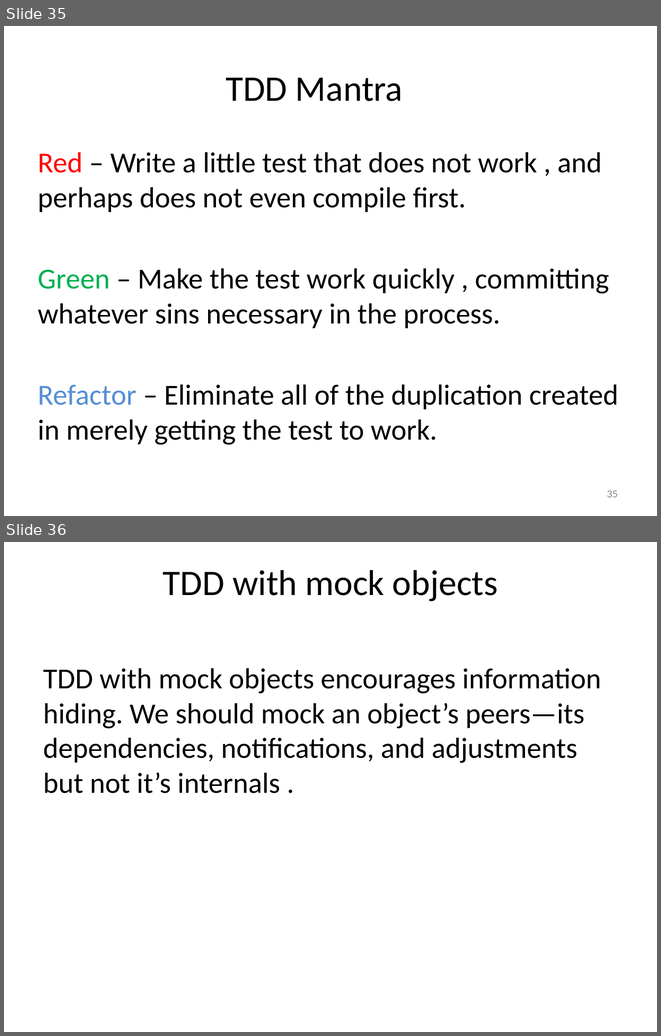
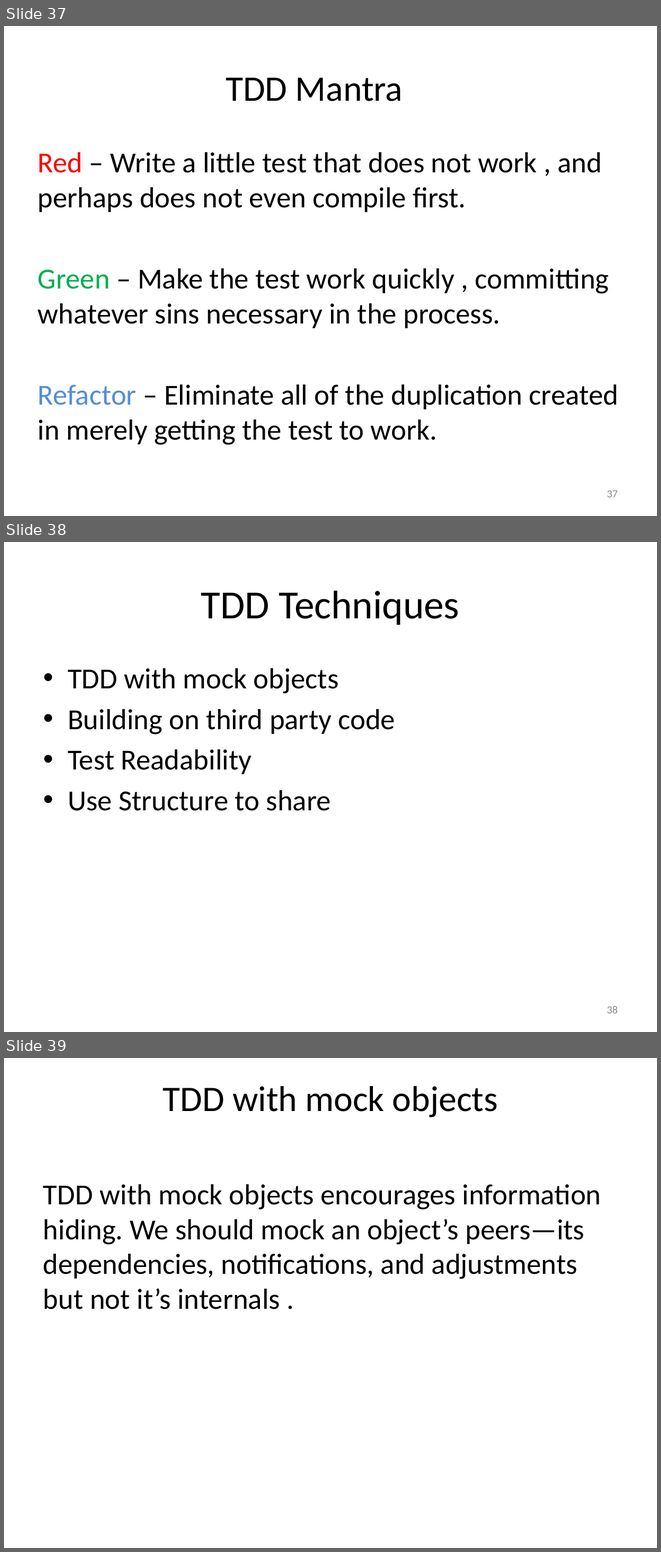
Before and after one commit to SunilPrasad/GithubRepo, a slide deck: TDDExamples/Persentation/Test Driven Development.pptx. Shown one above the other, each under a label of ours: slides 35 and 36 before the commit, slides 37, 38 and 39 after it. The pictures are 661x1036 and 661x1552 pixels, drawn with LibreOffice and Linux fonts; fonts in the diff are those of the drawing. Boxes give left, top, right and bottom in pixels: in the first picture for what was removed or moved away, otherwise in the second. Text is boxed around its words. In the diff, an @@ line names an element or a change of style, - is before the commit and + after.

```diff
--- a/TDDExamples/Persentation/Test Driven Development.pptx
+++ b/TDDExamples/Persentation/Test Driven Development.pptx
@@ slide 38 added at bbox=[4, 542, 657, 1032], background #FFFFFF @@
@@ title added at bbox=[201, 590, 459, 625], 44 pt, text #000000 @@
+TDD Techniques
@@ text added at bbox=[68, 668, 396, 811], 32 pt, text #000000 @@
+• TDD with mock objects
+• Building on third party code
+• Test Readability
+• Use Structure to share
@@ page number added at bbox=[607, 1006, 618, 1013], 12 pt, text #8C8C8C @@
+38
@@ what was slide 35 is now slide 37 @@
@@ page number at bbox=[607, 490, 618, 497]: text changed @@
-35
+37
@@ what was slide 36 is now slide 39 @@
```
Also in this commit, not shown: 2 slides changed, 2 other slides added, 22 other files.
